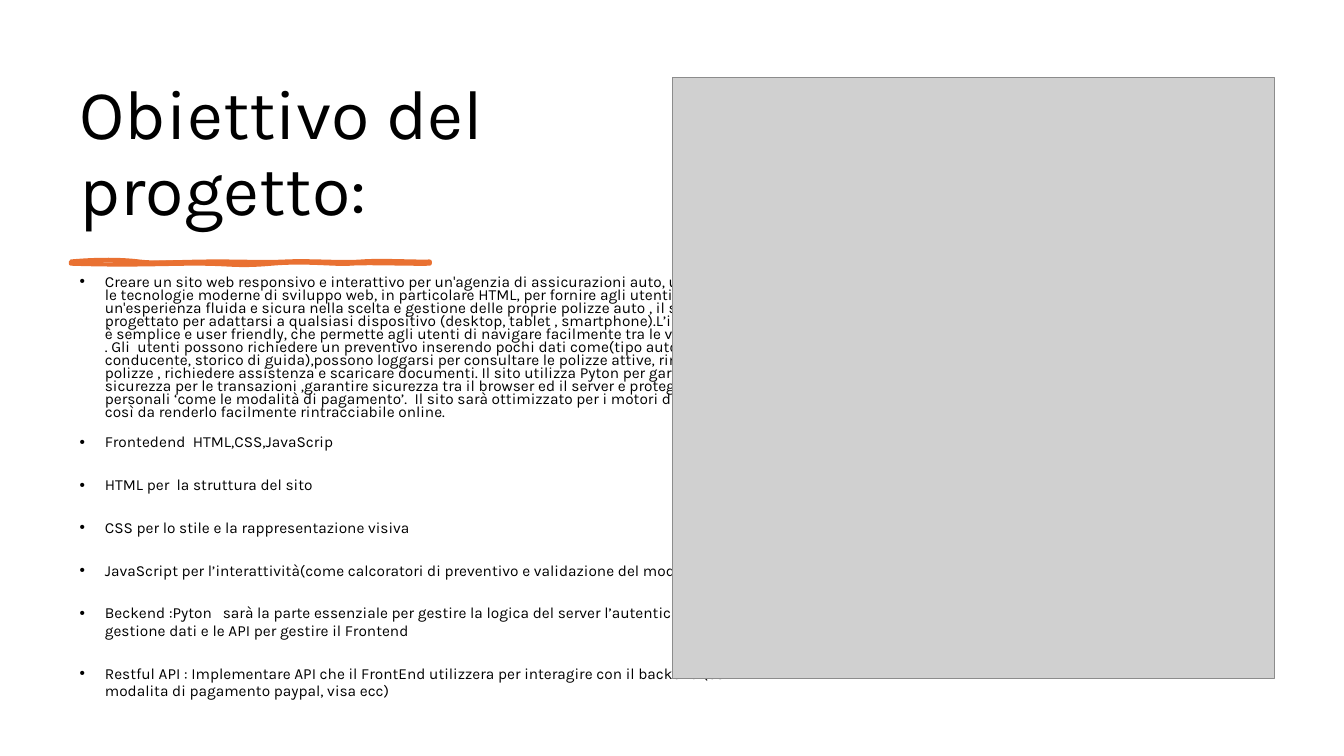
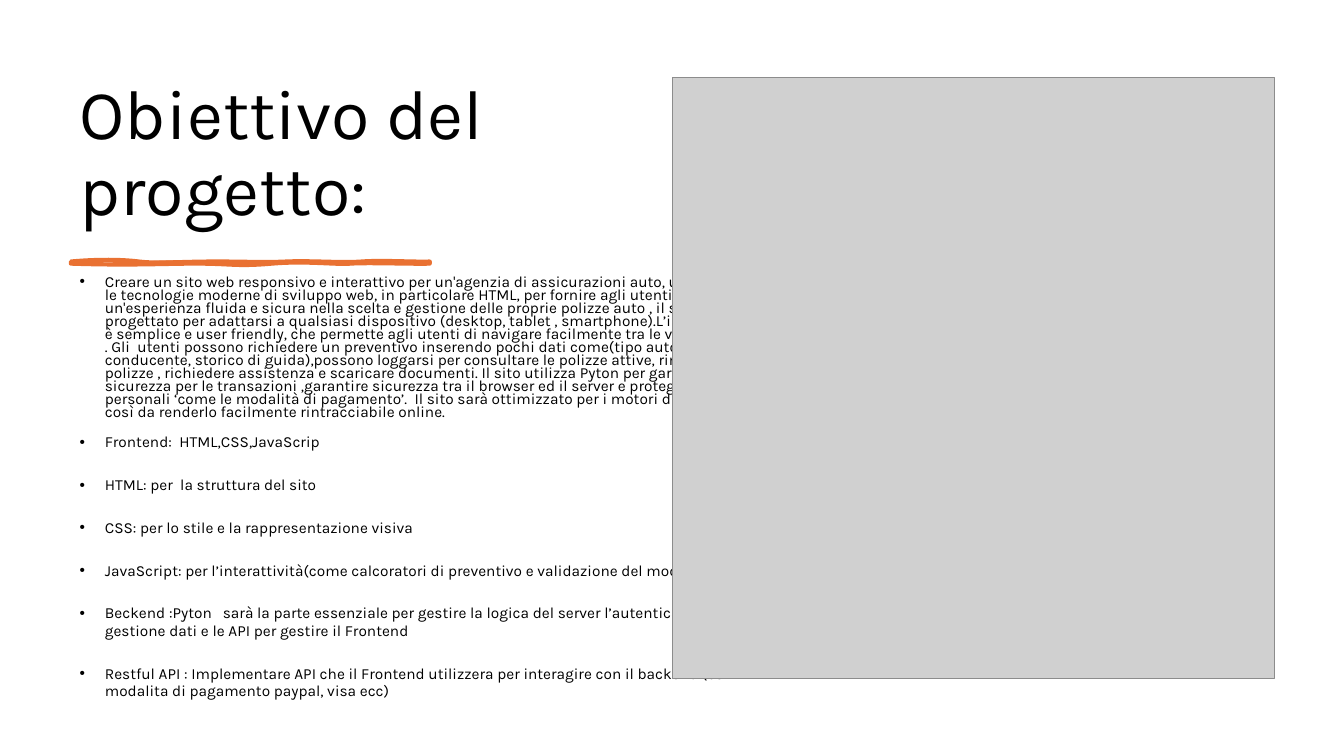
Before and after one commit to Progetti-Universita/tech_web, a slide deck: slide 2 of AssicuraMe.pptx. Drawn at 1344x756 pixels with LibreOffice and Linux fonts; fonts in the diff are those of the drawing; grey boxes stand for pictures. Boxes give left, top, right and bottom in pixels: in the first picture for what was removed or moved away, otherwise in the second. Text is boxed around its words. In the diff, an @@ line names an element or a change of style, - is before the commit and + after.

Commit message:
modifica
modifica progetto

```diff
--- a/AssicuraMe.pptx
+++ b/AssicuraMe.pptx
@@ text at bbox=[105, 436, 706, 580]: text changed @@
-• Frontedend HTML,CSS,JavaScrip
-• HTML per la struttura del sito
-• CSS per lo stile e la rappresentazione visiva
-• JavaScript per l’interattività(come calcoratori di preventivo e validazione del modulo)
+• Frontend: HTML,CSS,JavaScrip
+• HTML: per la struttura del sito
+• CSS: per lo stile e la rappresentazione visiva
+• JavaScript: per l’interattività(come calcoratori di preventivo e validazione del modulo)
@@ text at bbox=[105, 665, 723, 700]: text changed @@
-• Restful API : Implementare API che il FrontEnd utilizzera per interagire con il backend (es modalita di pagamento paypal, visa ecc)
+• Restful API : Implementare API che il Frontend utilizzera per interagire con il backend (es modalita di pagamento paypal, visa ecc)
```
